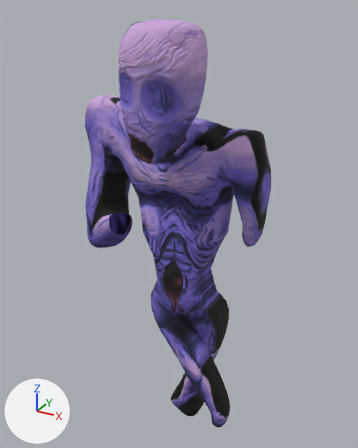
Renders of the glTF model game/models/ghoula.glb from each side of a commit.
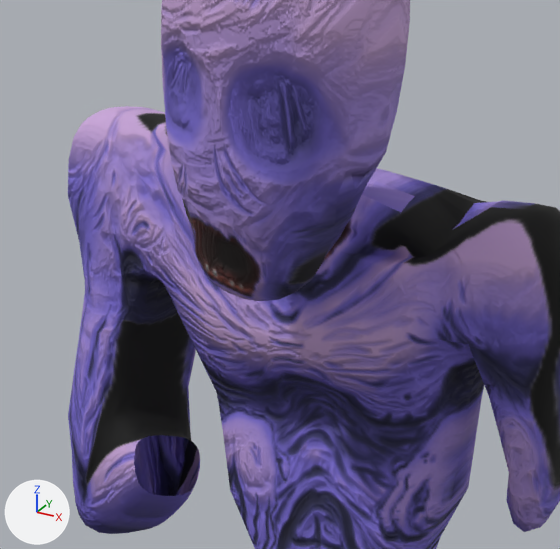
Each version is shown whole from a camera (50 mm lens) standing at (1.099, -2.102, 2.356) and looking at (-0.033, -0.045, 1.328), then close up on the part from 17% to 73% of the width and 13% to 57% of the height. The lights are fixed; the arrows at lower left show +X, +Y and +Z. The first two pictures are the older version. Vertices at exactly the same position are counted once.

Script lines for the objects in view, before the commit:
```python
me_cube_001 = bpy.data.meshes.new('Cube.001')
me_cube_001.from_pydata(...)  # 2799 vertices, 5568 faces; spans x -0.56..0.43, y -0.5..0.18, z -0.05..2.31
me_cube_001.materials.append(mat_material_001)
ob_cube_001 = bpy.data.objects.new('Cube.001', me_cube_001)
ob_cube_001.location = (0.0, 0.0, 0.0)
```
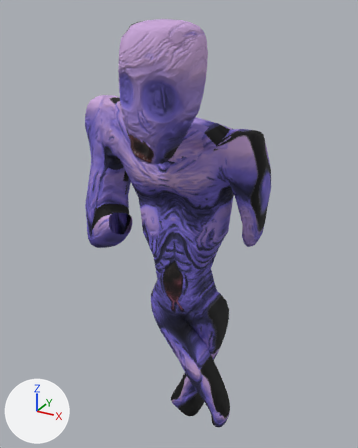
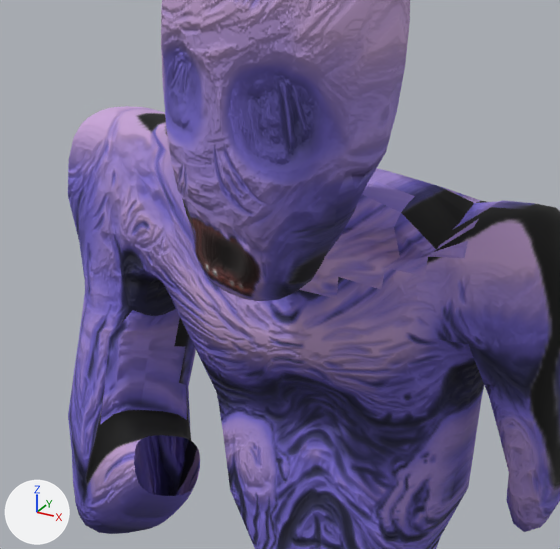
What differs and where, as boxes (x1, y1, x2, y2) in the close-ups (560 x 549 px):
```json
{"part": 1, "of": "me_cube_001", "change": "reshaped", "before": [190, 212, 253, 288], "after": [190, 212, 253, 288]}
{"part": 2, "of": "me_cube_001", "change": "surface changed", "before": [100, 188, 481, 424], "after": [100, 188, 481, 424], "on screen": "lighter"}
```

Edits to the scene script, one JSON object a line:
```json
{"block": "me_cube_001", "where": "# used by ob_cube_001; location = (0.0, 0.0, 0.0)"}
{"op": "remove", "block": "me_cube_001", "code": "me_cube_001.from_pydata(...)  # 2799 vertices, 5568 faces; spans x -0.56..0.43, y -0.5..0.18, z -0.05..2.31"}
{"op": "add", "block": "me_cube_001", "code": "me_cube_001.from_pydata(...)  # 2811 vertices, 5592 faces; spans x -0.56..0.43, y -0.5..0.18, z -0.05..2.31"}
{"block": "me_cube_001", "change": "me_cube_001 part 1"}
{"block": "me_cube_001", "change": "16 faces are deleted"}
{"block": "me_cube_001", "change": "12 vertices are added at x -0.06..0.04, y -0.44..-0.4, z 1.78..1.86"}
{"block": "me_cube_001", "change": "40 new faces join them"}
{"block": "me_cube_001", "change": "me_cube_001 part 2: 134 kept faces spanning x -0.55..0.26, y -0.19..0.15, z 1.2..1.89 get new texture (UV) coordinates"}
```
